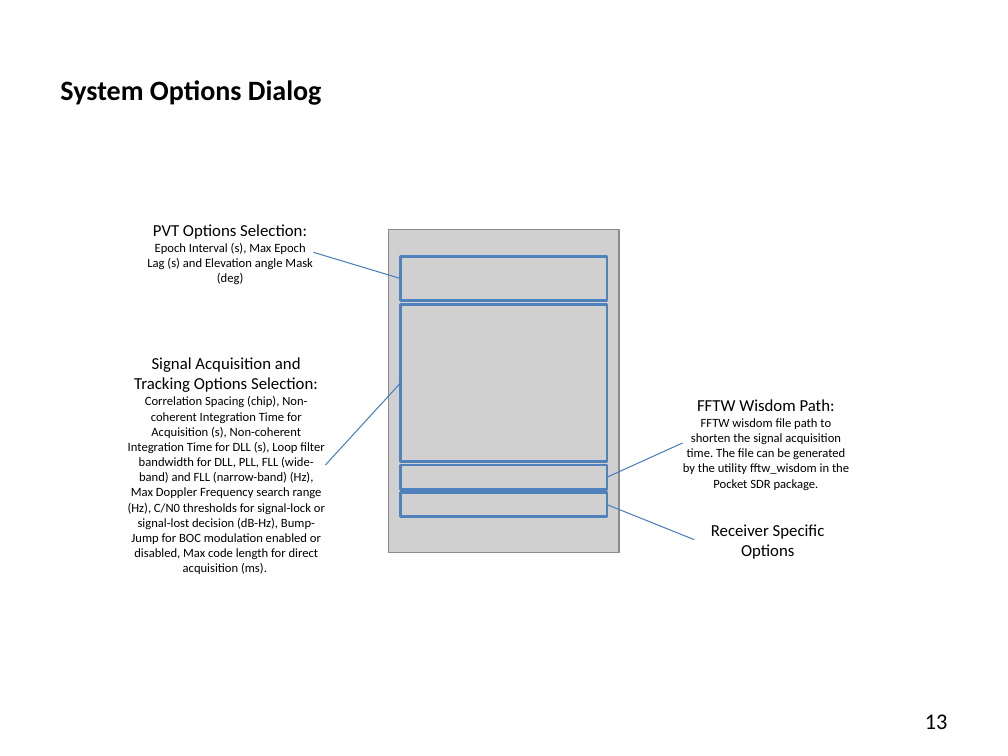
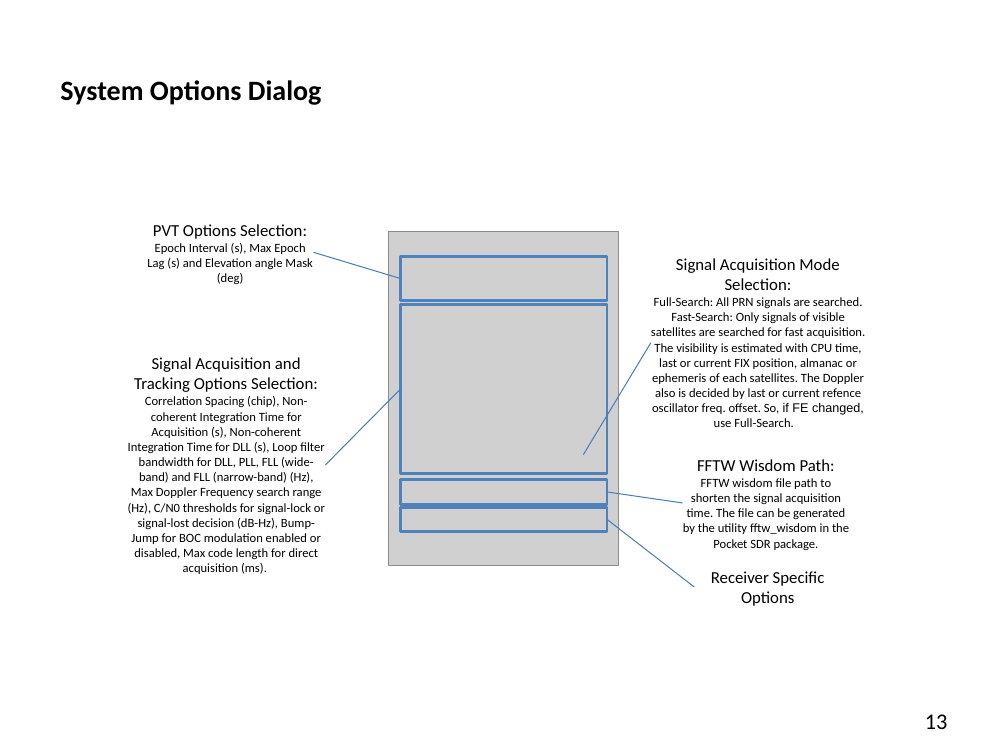
Before and after one commit to tomojitakasu/PocketSDR, a slide deck: slide 13 of doc/pocket_sdr_help.pptx. Drawn at 1008x756 pixels with LibreOffice and Linux fonts; fonts in the diff are those of the drawing; grey boxes stand for pictures. Boxes give left, top, right and bottom in pixels: in the first picture for what was removed or moved away, otherwise in the second. Text is boxed around its words. In the diff, an @@ line names an element or a change of style, - is before the commit and + after.

```diff
--- a/doc/pocket_sdr_help.pptx
+++ b/doc/pocket_sdr_help.pptx
@@ picture: place and size @@
-picture at <box>389,230,620,553</box>
+picture at <box>388,231,619,564</box>
@@ text added at <box>651,258,865,427</box>, 9 pt, text #000000 @@
+Signal Acquisition Mode Selection:
+Full-Search: All PRN signals are searched.
+Fast-Search: Only signals of visible satellites are searched for fast acquisition. The visibility is estimated with CPU time, last or current FIX position, almanac or ephemeris of each satellites. The Doppler also is decided by last or current refence oscillator freq. offset. So, if FE changed, use Full-Search.
@@ rectangle: place and size @@
-rectangle at <box>401,304,608,462</box>
+rectangle at <box>401,304,608,474</box>
@@ line added from (651, 343) to (584, 455), #4B7EBC 0.75 pt @@
@@ line moved from (401, 383) - (326, 465) to (401, 389) - (326, 465) @@
@@ text "FFTW Wisdom Path:": place and size @@
-text "FFTW Wisdom Path:" at <box>683,399,849,490</box>
+text "FFTW Wisdom Path:" at <box>683,459,849,550</box>
@@ rectangle: place and size @@
-rectangle at <box>400,465,607,489</box>
+rectangle at <box>400,480,607,504</box>
@@ rectangle: place and size @@
-rectangle at <box>400,492,607,516</box>
+rectangle at <box>400,507,607,531</box>
@@ line moved from (607, 477) - (682, 443) to (607, 492) - (682, 503) @@
@@ line moved from (607, 505) - (695, 539) to (607, 519) - (695, 587) @@
@@ text "Receiver Specific Options": place and size @@
-text "Receiver Specific Options" at <box>711,524,825,559</box>
+text "Receiver Specific Options" at <box>711,571,825,606</box>
```
Also in this commit, not shown: 2 other slides changed, 3 other files.
